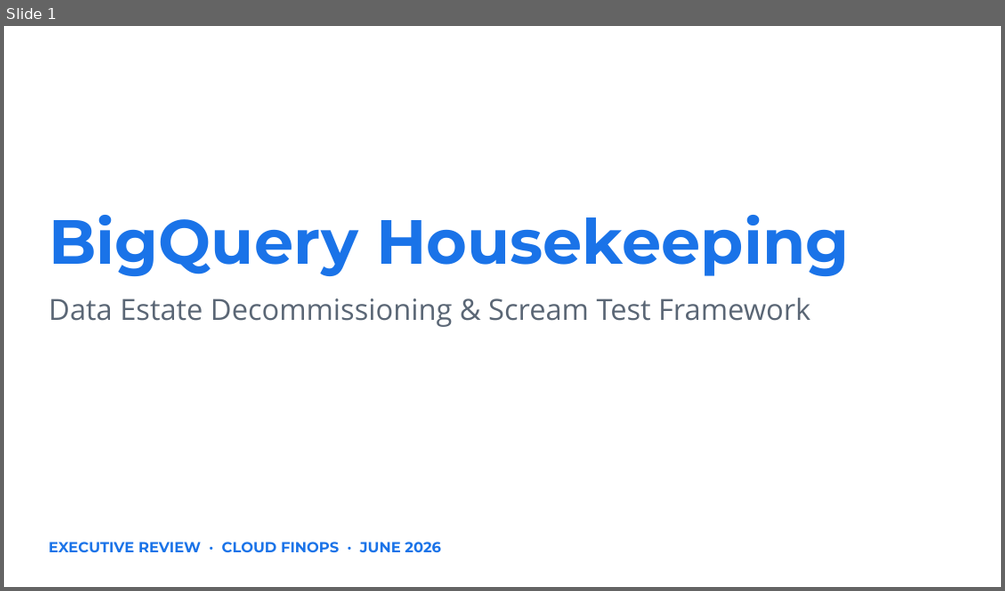
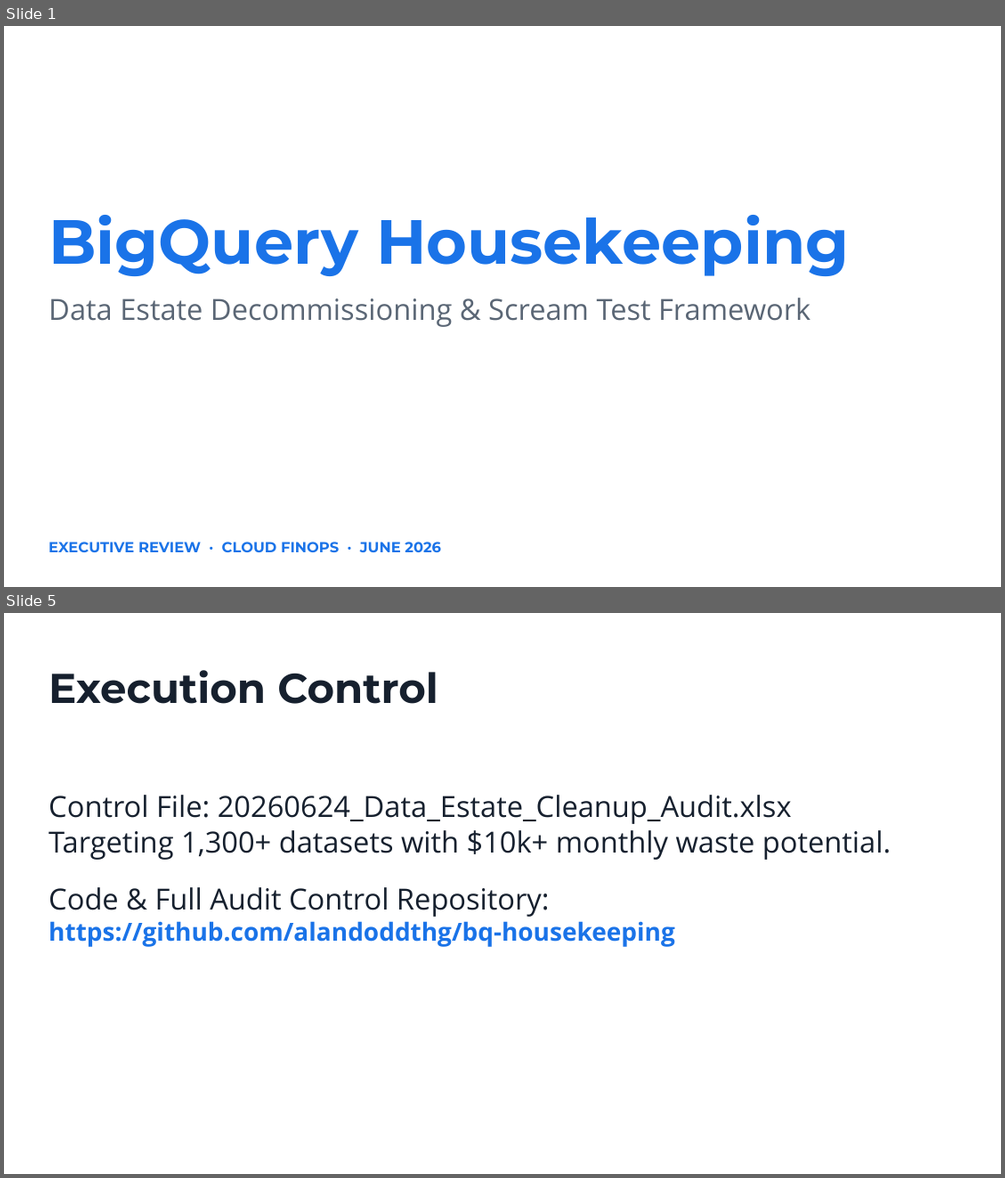
Before and after one commit to alandoddthg/bq-housekeeping, a slide deck: BigQuery_Housekeeping_Process.pptx. Shown one above the other, each under a label of ours: slide 1 before the commit, slides 1 and 5 after it; the slides between them are not shown. The pictures are 1005x591 and 1005x1178 pixels, drawn with LibreOffice and Linux fonts; fonts in the diff are those of the drawing. Boxes give left, top, right and bottom in pixels: in the first picture for what was removed or moved away, otherwise in the second. Text is boxed around its words. In the diff, an @@ line names an element or a change of style, - is before the commit and + after.

Commit message:
feat: include audit control file and expand presentation with tranche details

```diff
--- a/BigQuery_Housekeeping_Process.pptx
+++ b/BigQuery_Housekeeping_Process.pptx
@@ slide 5 added at (x1=4, y1=613, x2=1001, y2=1174), background #FFFFFF @@
@@ text added at (x1=48, y1=670, x2=438, y2=704), 40 pt, text #16202E, bold @@
+Execution Control
@@ text added at (x1=48, y1=795, x2=890, y2=947), 28 pt, text #16202E @@
+Control File: 20260624_Data_Estate_Cleanup_Audit.xlsx
+Targeting 1,300+ datasets with $10k+ monthly waste potential.
+Code & Full Audit Control Repository:
+https://github.com/alandoddthg/bq-housekeeping
```
Also in this commit, not shown: 1 slide changed, 2 other slides added, 3 slides removed, 6 other files.
